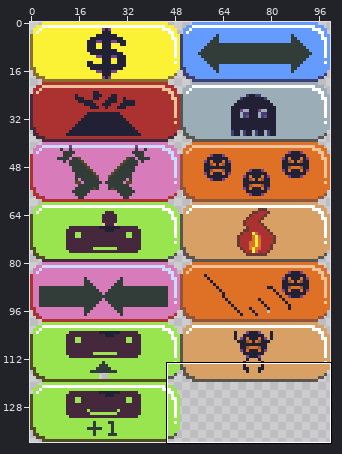
A sprite sheet gets an edit: images/pills.png. The picture above shows the old version from afar; the outline marks the close-up.
Close-up. Before the edit:
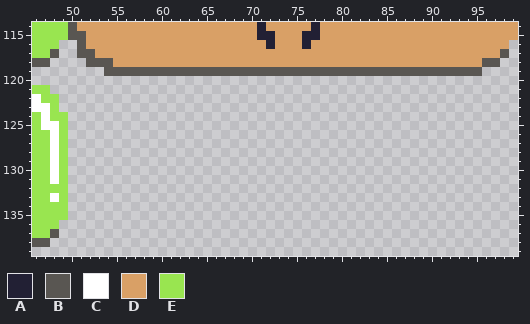
The file is 100x140 pixels. Shown: x 46..99, y 114..139.
Palette (. is transparent): A #222034  B #595652  C #ffffff  D #d9a066  E #99e550
Pixels before, first column x 46:
114 EEEEBDDDDDDDDDDDDDDDDDDDDADDDDDADDDDDDDDDDDDDDDDDDDDDD
115 EEEEBBDDDDDDDDDDDDDDDDDDDAADDDAADDDDDDDDDDDDDDDDDDDDDD
116 EEE..BDDDDDDDDDDDDDDDDDDDDADDDADDDDDDDDDDDDDDDDDDDDDD.
117 EEB..BBDDDDDDDDDDDDDDDDDDDDDDDDDDDDDDDDDDDDDDDDDDDDDB.
118 BB....BBBDDDDDDDDDDDDDDDDDDDDDDDDDDDDDDDDDDDDDDDDDBB..
119 ........BBBBBBBBBBBBBBBBBBBBBBBBBBBBBBBBBBBBBBBBBB....
120 ......................................................
121 EE....................................................
122 CEE...................................................
123 CCE...................................................
124 ECEE..................................................
125 ECCE..................................................
126 EECE..................................................
127 EECE..................................................
128 EECE..................................................
129 EECE..................................................
130 EECE..................................................
131 EECE..................................................
132 EEEE..................................................
133 EECE..................................................
134 EEEE..................................................
135 EEEE..................................................
136 EEE...................................................
137 EEB...................................................
138 BB....................................................
After:
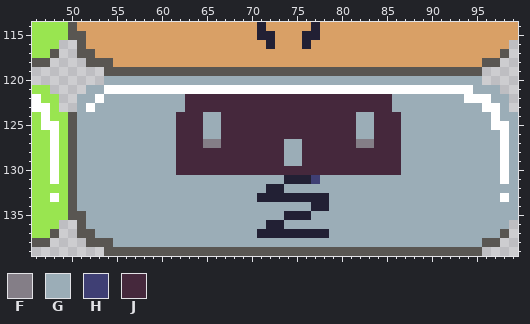
Colours new in this view: F #847e87  G #9badb7  H #3f3f74  J #45283c
The author wrote: Add bouncing paddle power-down pill art.
Difference:
The author put colour A in row 131 at x 74 to 76; in row 132 at x 72 to 73; in row 133 at x 71 to 78; in row 134 at x 77 to 78; in row 135 at x 74 to 76; in row 136 at x 72 to 73.
The author put colour A in row 137 at x 71 to 78.
The author put colour B in rows 124 to 134 at x 50; in row 135 at x 50 to 51; in row 136 at x 51; in row 137 at x 51 to 52 and 98; in row 138 at x 52 to 54 and 96 to 97; in row 139 at x 54 to 95.
The author put colour C in row 121 at x 54 to 94; in row 122 at x 53 and 94 to 96; in row 123 at x 52 and 96 to 97; in row 124 at x 97; in row 125 at x 97 to 98; in rows 126 to 131 at x 98.
The author put colour C in row 133 at x 98.
The author put colour F in row 127 at x 65 to 66 and 82 to 83.
The author put colour G in row 120 at x 54 to 95; in row 121 at x 52 to 53 and 95 to 97; in row 122 at x 51 to 52, 54 to 62, 86 to 93 and 97 to 98; in row 123 at x 51, 53 to 62, 86 to 95 and 98; in row 124 at x 51 to 61, 65 to 66, 82 to 83, 87 to 96 and 98 to 99; in row 125 at x 51 to 61, 65 to 66, 82 to 83, 87 to 96 and 99.
The author put colour G in row 126 at x 51 to 61, 65 to 66, 82 to 83, 87 to 97 and 99; in rows 127 to 129 at x 51 to 61, 74 to 75, 87 to 97 and 99; in row 130 at x 51 to 61, 87 to 97 and 99; in row 131 at x 51 to 73, 78 to 97 and 99; in row 132 at x 51 to 71 and 74 to 99; in row 133 at x 51 to 70, 79 to 97 and 99.
The author put colour G in row 134 at x 51 to 76 and 79 to 99; in row 135 at x 52 to 73 and 77 to 99; in row 136 at x 52 to 71 and 74 to 98; in row 137 at x 53 to 70 and 79 to 97; in row 138 at x 55 to 95.
The author put colour H in row 131 at x 77.
The author put colour J in rows 122 to 123 at x 63 to 85; in rows 124 to 126 at x 62 to 64, 67 to 81 and 84 to 86; in row 127 at x 62 to 64, 67 to 73, 76 to 81 and 84 to 86; in rows 128 to 129 at x 62 to 73 and 76 to 86; in row 130 at x 62 to 86.
Where, in picture pixels (left, top, right, bottom), the same in both close-ups:
added: (68, 76, 518, 256)
